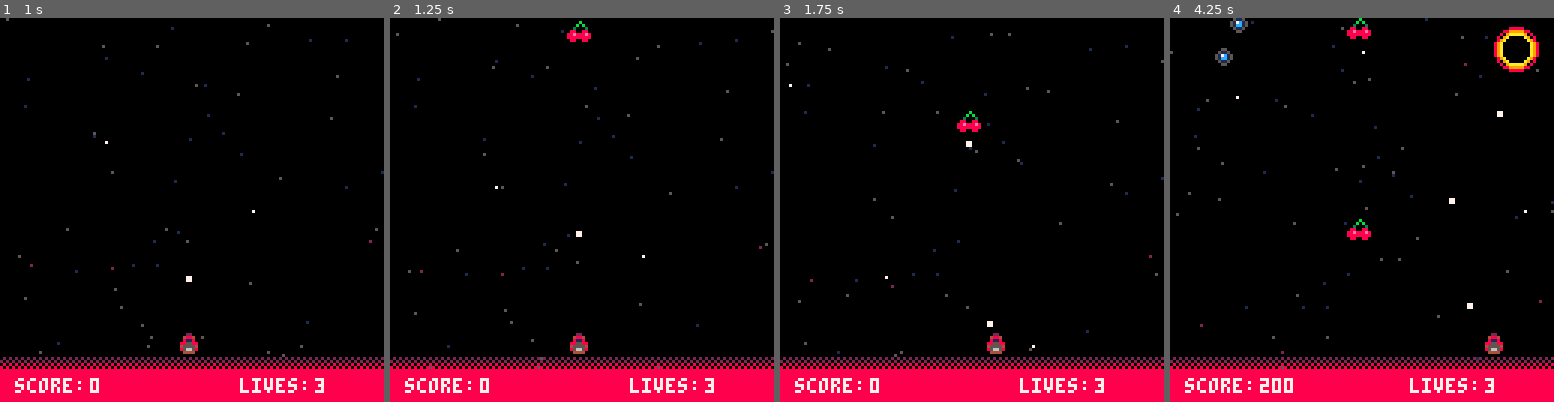
Above: before the commit, frames 1-4 (left to right).
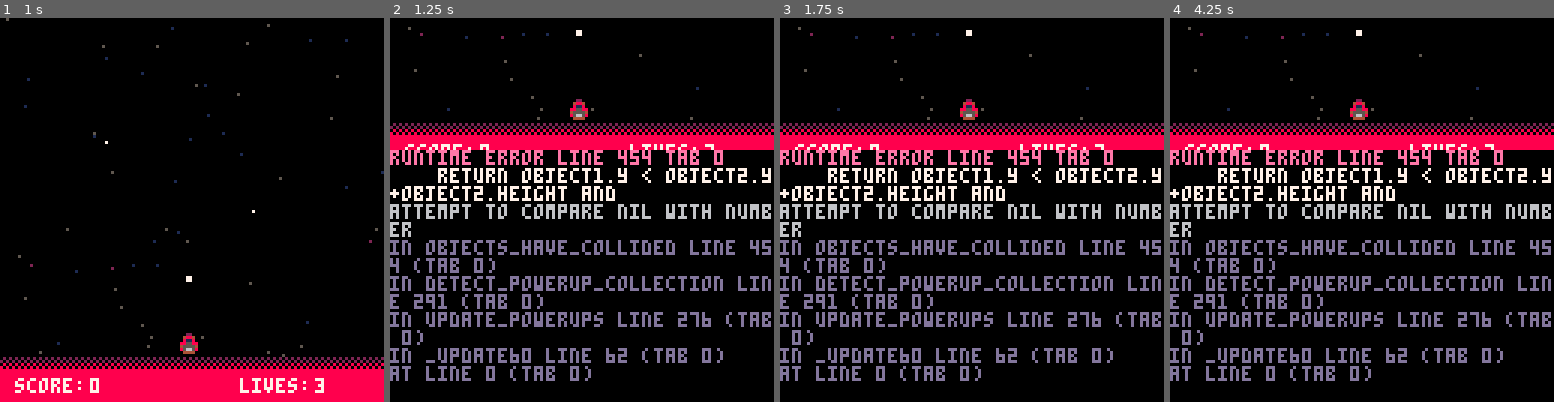
Above: after the commit, the same moments.

Repository: kris-pearman/Space-Fluff
Game: PICO-8 cartridge game.p8
The game is run twice, just before and just after one commit, with the same random seed, the same clock (stepped at 60 frames per second) and the same inputs.
Inputs:
- Up to frame 1 (1 s): tap X (X key) at 0.33 s; tap O (Z key) at 0.7 s
- Up to frame 2 (1.25 s): tap X (X key) at 1.07 s
- Up to frame 3 (1.75 s): hold Right from 1.6 s (still down); tap O (Z key) at 1.7 s
- Up to frame 4 (4.25 s): tap X (X key) at 1.85, 2.97, 4.08 s; release Right at 2.1 s; tap O (Z key) every 0.4 s from 2.1 to 4.1 s; hold Up 2.15-2.42 s; hold Right 2.47-3.03 s; hold Left 3.08-3.58 s; hold Down 3.63-3.97 s; hold Right from 4.02 s (still down)

Frame 1 is identical in both runs. In frame 2, 29% of the frame differs, in the area x 0-100%, y 0-100%; in frame 3, 29%; in frame 4, 30%.
Error after the commit: runtime error line 454 tab 0; return object1.y < object2.y+object2.height and; attempt to compare nil with number

Commit message:
Added the ability to assign groups to enemies to allow for bonuses upon deleting every enemy in the group.

Diff:
--- a/game.p8
+++ b/game.p8
@@ -9,18 +9,13 @@
     event_timeline = {}
     game_state = "title"
     hi_score=0
-    create_events("enemy1", 2, 100, 75 ,10,-20,1)
-    create_events("enemy1", 1, 300, 75,80,-20,1)
-    create_events("enemy1", 1, 350, 75 ,30,-20,1)
-    create_events("enemy1", 1, 350, 75,100,-20,1)
-    create_events("enemy1", 4, 600, 60 ,40,-20,1)
-    create_events("enemy1", 4, 600, 60, 80,-20,1)
-    create_events("enemy1", 1, 850, 75 ,50,-20,1)
-    create_events("enemy1", 1, 950, 75, 80,-20,1)
-    create_events("enemy1", 1, 50, 75, -20,40,4)
-    create_events("enemy1", 1, 50, 75, 148,20,5)
+    -- (eventType, quantity, initialFrame, frequency,x,y,pattern,group_id)
+    create_events("enemy1", 2, 100, 50 ,20,-20,"enemy_one","group_1")
+    create_events("enemy1", 1, 100, 50,80,-20,"enemy_two")
+
 
     init_session()
+    print_debug_message = false
 
 
 end
@@ -133,22 +128,30 @@
 -->8
 --creation functions
 
-function create_enemy_data()
-    local enemy_one = {}
-    enemy_one.path = {{20,10},{15,30},{100,20}}
-    enemy_one.exit_d = "down"
-    enemy_one.exit_s = 1
-    return enemy_one
-end
-
-function create_events(eventType, quantity, initialFrame, frequency,x,y,direction)
+function create_enemy_data(pattern)
+    local patterns = {}
+    local test = {}
+    test.path = {{20,128,4}}
+    test.exit_d = "down"
+    test.exit_s = 1
+    patterns.enemy_one = test
+    local enemy_two = {}
+    enemy_two.path = {{80,128,4}}
+    enemy_two.exit_d = "down"
+    enemy_two.exit_s = 1
+    patterns.enemy_two = enemy_two
+    return patterns[pattern]
+end
+
+function create_events(eventType, quantity, initialFrame, frequency,x,y,pattern,group_id)
     for i=1,quantity do
         local event = {}
         event.eventType = eventType
         event.startFrame = initialFrame + (i*frequency)
         event.x = x
         event.y = y
-        event.d = direction
+        event.p = pattern
+        event.g = group_id
         add(event_timeline, event)
     end
 end
@@ -173,13 +176,13 @@
     player.invulnerable = false
 end
 
-function create_powerup()
+function create_powerup(x,y)
     local powerup={}
-    powerup.x=59
-    powerup.y=-10
+    powerup.x=x
+    powerup.y=y
     powerup.width = 8
     powerup.height = 6
-    powerup.speed=1
+    powerup.speed=4
     powerup.collected=false
     powerup.value=100
     add(powerups,powerup)
@@ -196,7 +199,7 @@
     sfx(0)
 end
 
-function spawn_enemy_event(x, y,direction)
+function spawn_enemy_event(x, y,pattern,group)
     local enemy={}
     enemy.alive=true
     enemy.x=x
@@ -205,7 +208,6 @@
     enemy.tick_count=1 --used to calculate how often the enemys move updates, change this to change how often the enemy updates
     enemy.value=200
     enemy.counter=0
-    enemy.direction=direction
     enemy.spawn_time = cur_frame-1
     enemy.attack={}
     enemy.attack.freq = 0
@@ -214,8 +216,8 @@
     enemy.attack.sprite = 0
     enemy.height = 6
     enemy.width = 6
-    enemy.type = "enemy1"
-    enemy.logic = create_enemy_data()
+    enemy.logic = create_enemy_data(pattern)
+    enemy.group = group
     add(enemies, enemy)
 end
 
@@ -223,7 +225,7 @@
 function check_event_timeline()
     for event in all(event_timeline) do
         if(event.eventType=="enemy1" and cur_frame==event.startFrame) then
-            spawn_enemy_event(event.x,event.y,event.d)
+            spawn_enemy_event(event.x,event.y,event.p,event.g)
         end
     end
 end
@@ -280,7 +282,9 @@
 
 function move_powerup(powerup)
     if powerup.collected == false then
-        powerup.y += powerup.speed
+        if cur_frame%powerup.speed == 0 then
+            powerup.y += 1
+        end
     else
         del(powerups,powerup)
     end
@@ -326,11 +330,12 @@
 
 
 function check_enemy_moves(enemy)  --needs reworking but this controls basic movement
-    if enemy.tick_count%4 == 0 then
-        enemy.tick_count = 1
         for coord in all(enemy.logic.path) do
             local x = coord[1]
             local y = coord[2]
+            local s = coord[3]
+            if enemy.tick_count%s == 0 then
+                enemy.tick_count = 1
 
             if enemy.x > x then
                 move_enemy_left(enemy)
@@ -375,6 +380,7 @@
 end
 
 function enemy_collision()
+    local counter = 0
     for bullet in all(bullets) do
         for enemy in all(enemies) do
             if (objects_have_collided(bullet, enemy)) then
@@ -382,6 +388,19 @@
                 player.score += enemy.value
                 create_explosion(enemy.x,enemy.y)
                 del(bullets, bullet)
+                if enemy.group  ~= nil  then
+                    for group_check in all(enemies) do
+                        if group_check.alive then
+                            if group_check.group == enemy.group then
+                                counter += 1
+                            end
+                        end
+                    end
+                    if counter == 0 then
+                        create_powerup(enemy.x,enemy.y)
+                    end
+                end
+
                 sfx(2)
             end
         end
